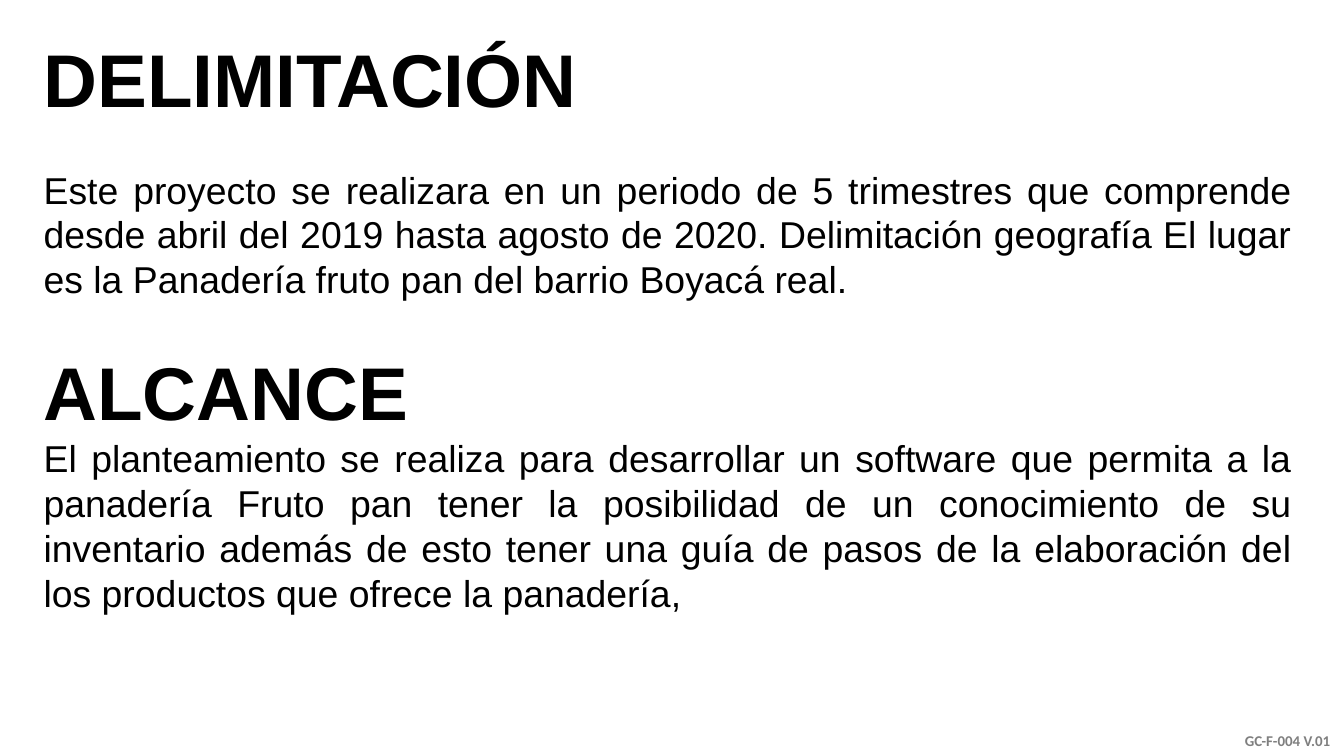
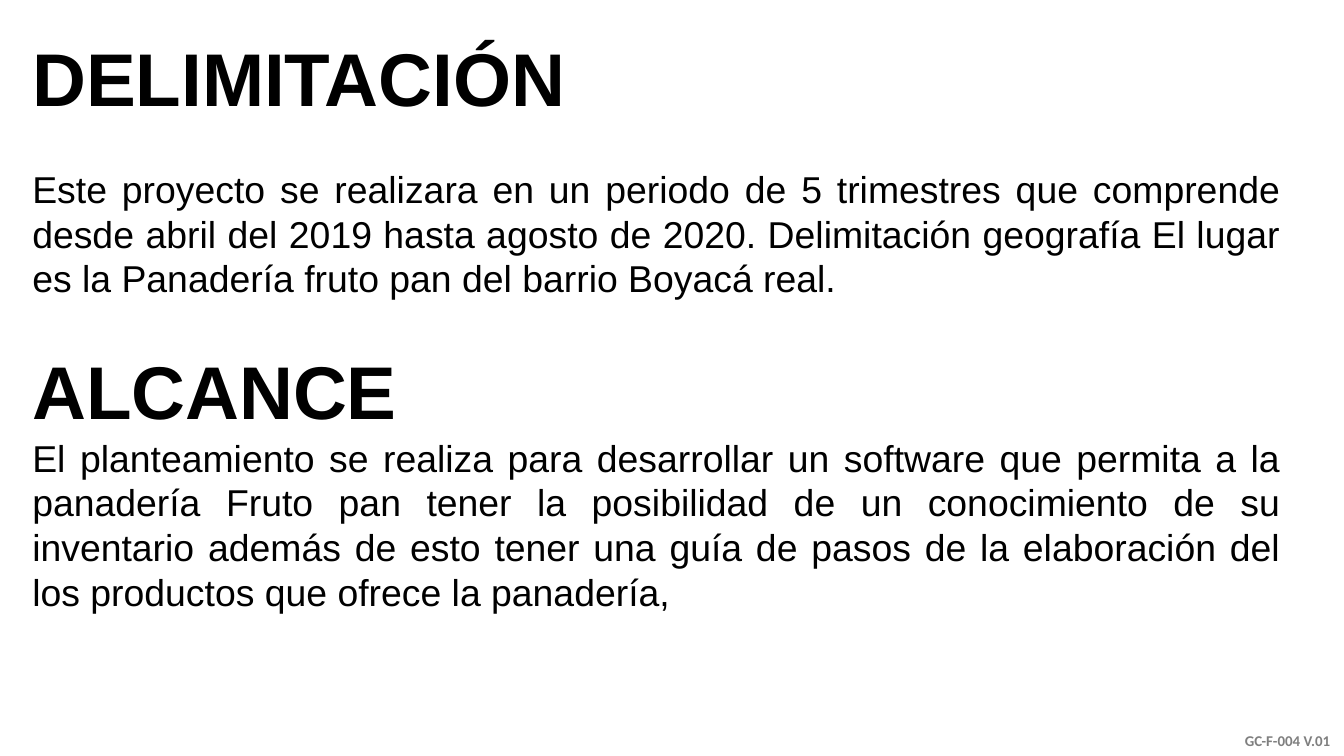
Before and after one commit to helen-baquero/PROYECTO-PANADERIA-FRUTO-PAN, a slide deck: slide 9 of proyecto panaderia fruto pan.pptx (slide 7 before the commit). Drawn at 1344x756 pixels with LibreOffice and Linux fonts; fonts in the diff are those of the drawing; background and template pictures are left out. Boxes give left, top, right and bottom in pixels: in the first picture for what was removed or moved away, otherwise in the second. Text is boxed around its words. In the diff, an @@ line names an element or a change of style, - is before the commit and + after.

```diff
--- a/proyecto panaderia fruto pan.pptx
+++ b/proyecto panaderia fruto pan.pptx
@@ text "DELIMITACIÓN": place and size @@
-text "DELIMITACIÓN" at box(44, 47, 1291, 615)
+text "DELIMITACIÓN" at box(32, 47, 1280, 614)
```
Also in this commit, not shown: 7 other slides changed, 2 slides added, 1 slide removed.
